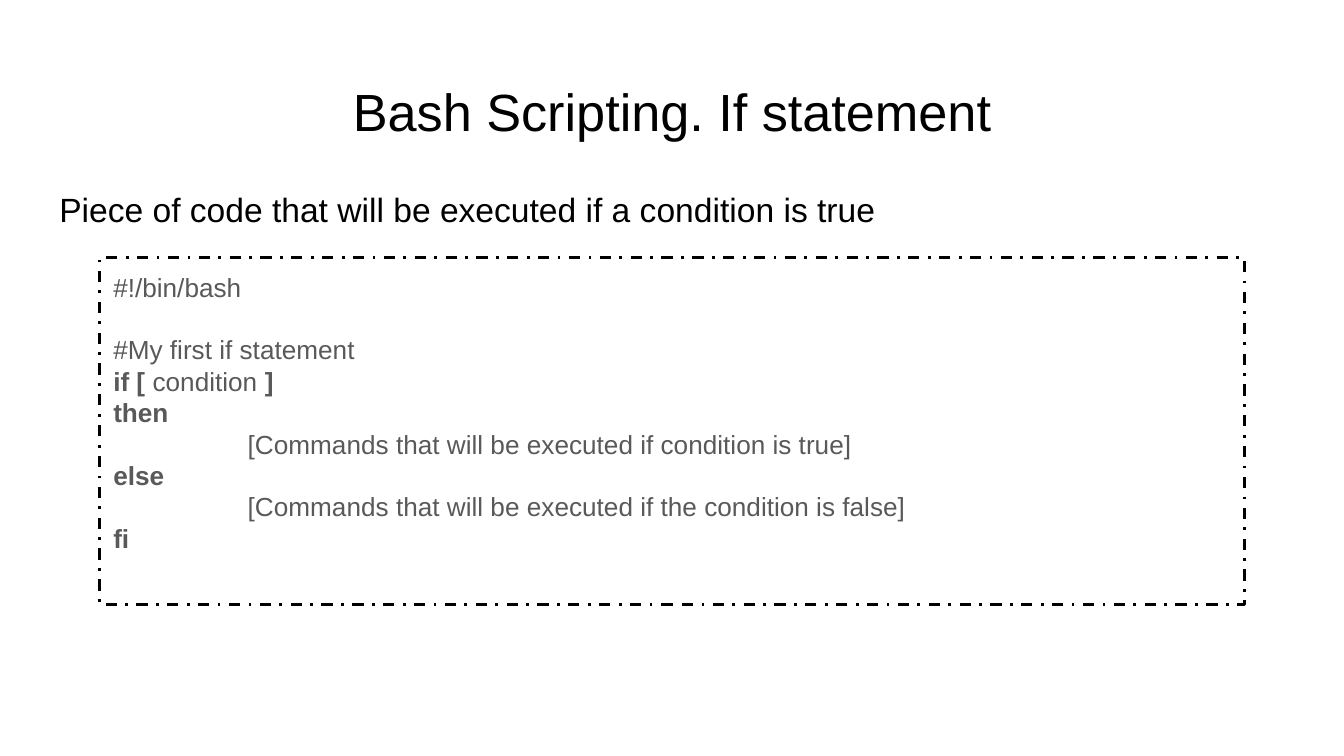
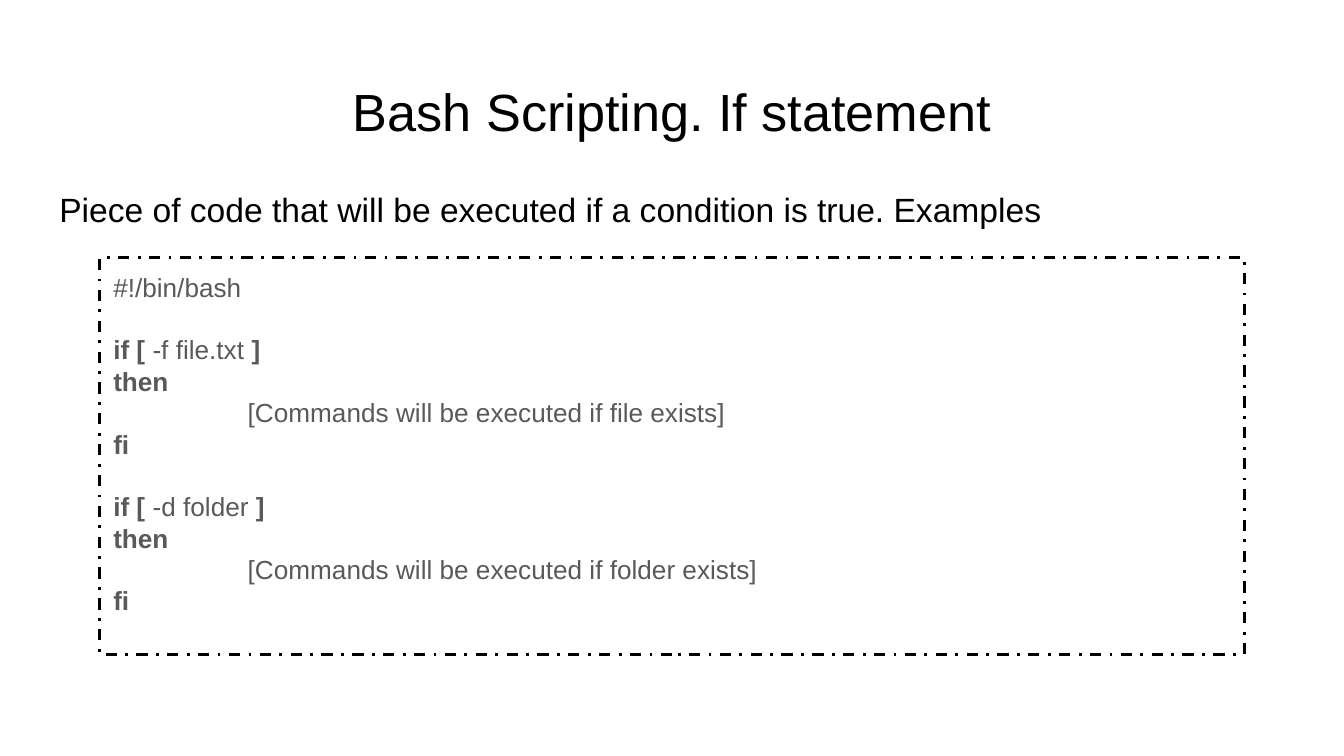
Before and after one commit to FusterTormo/BioinfoWorkshop, a slide deck: slide 45 of Introduction to Linux.pptx. Drawn at 1344x756 pixels with LibreOffice and Linux fonts; fonts in the diff are those of the drawing. Boxes give left, top, right and bottom in pixels: in the first picture for what was removed or moved away, otherwise in the second. Text is boxed around its words. In the diff, an @@ line names an element or a change of style, - is before the commit and + after.

Commit message:
Added final examples to final version

```diff
--- a/Introduction to Linux.pptx
+++ b/Introduction to Linux.pptx
@@ text at [59,197,1041,228]: text changed @@
-Piece of code that will be executed if a condition is true
+Piece of code that will be executed if a condition is true. Examples
@@ rectangle "#!/bin/bash": place and size @@
-rectangle "#!/bin/bash" at [99,258,1243,605]
+rectangle "#!/bin/bash" at [99,258,1243,655]
@@ text in rectangle at [113,340,244,359]: text changed @@
-#My first if statement
-if [ condition ]
+if [ -f file.txt ]
@@ text in rectangle at [248,403,724,428]: text changed @@
-[Commands that will be executed if condition is true]
-else
-[Commands that will be executed if the condition is false]
+[Commands will be executed if file exists]
@@ text in rectangle at [113,497,756,610]: paragraphs added @@
+if [ -d folder ]
+then
+[Commands will be executed if folder exists]
+fi
```
Also in this commit, not shown: 2 other slides changed, 1 other file.
